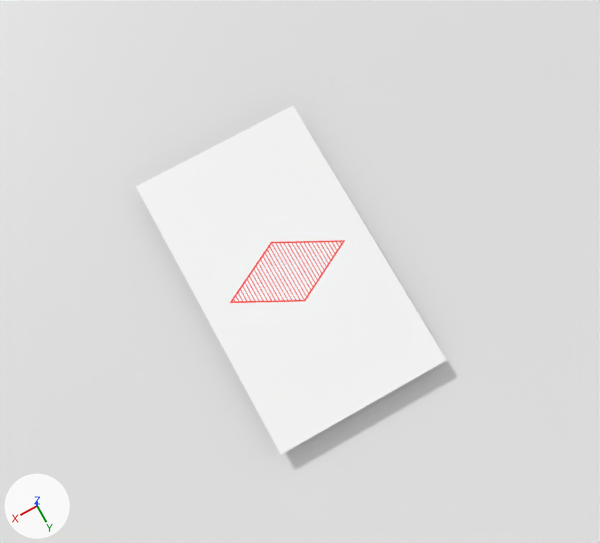
Before and after pictures for a commit that changed the Blender file set/synth.blend.
Both versions are drawn from a camera (50 mm lens) standing at (0.139, 0.291, 1.343) and looking at (-0.02, 0.006, 0.009). The axes (+X, +Y, +Z) are drawn at lower left. The lights are the same throughout.

In view in the first picture: 'Plane', 'card-1'.
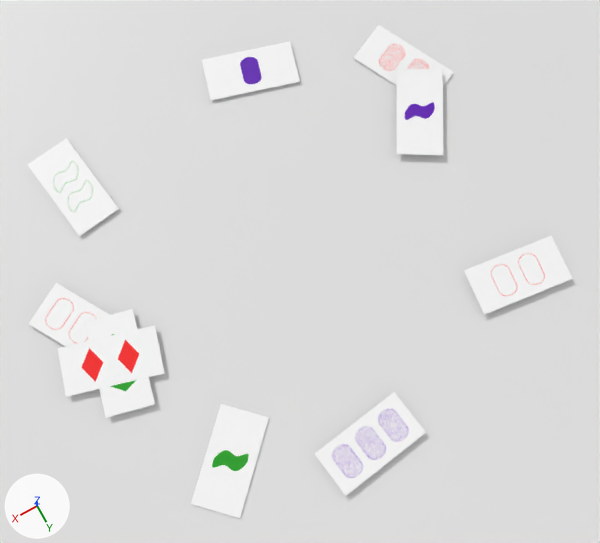
The newer file is also rescaled (x2.5) as a whole; pictures and numbers use the older file's frame.

What differs and where, as boxes [x1, y1, x2, y2] in the pictures (600 x 543 px):
'card-1', deleted: before [136, 105, 447, 455]
'card-70', added: after [191, 404, 269, 518]
'card-33', added: after [315, 392, 426, 496]
'card-11', added: after [57, 325, 165, 397]
'card-77', added: after [464, 236, 573, 315]
'card-53', added: after [28, 138, 119, 236]
'card-43', added: after [396, 68, 443, 155]
'card-40', added: after [202, 41, 300, 100]
'card-78', added: after [28, 283, 110, 346]
'card-5', added: after [353, 25, 454, 86]
'card-65', added: after [85, 309, 155, 418]

Edits to the bpy script that builds the scene:
```text
Remove ob_card_1:
    ob_card_1 = bpy.data.objects.new('card-1', me_card_1)
Add ob_card_5:
    ob_card_5 = bpy.data.objects.new('card-5', me_card_5)  # 4 vertices, 1 face; spans x -0.335..0.335, y -0.5..0.5, z 0.0; in mat_card_5 (picture img_card_5_jpg)
    ob_card_5.location = (-0.363, -0.233, 0.003)
    ob_card_5.rotation_euler = (0.0, 0.0, 0.443)  # degrees (0, 0, 25)
    ob_card_5.scale = (0.119, 0.16, 0.4)
Add ob_card_11:
    ob_card_11 = bpy.data.objects.new('card-11', me_card_11)  # 4 vertices, 1 face; spans x -0.336..0.336, y -0.5..0.5, z 0.0; in mat_card_11 (picture img_card_11_jpg)
    ob_card_11.location = (0.317, -0.013, 0.01)
    ob_card_11.rotation_euler = (0.0, 0.0, -1.845)  # degrees (0, 0, -106)
    ob_card_11.scale = (0.119, 0.16, 0.4)
Add ob_card_70:
    ob_card_70 = bpy.data.objects.new('card-70', me_card_70)  # 4 vertices, 1 face; spans x -0.339..0.339, y -0.5..0.5, z 0.0; in mat_card_70 (picture img_card_70_jpg)
    ob_card_70.location = (0.223, 0.217, 0.002)
    ob_card_70.rotation_euler = (0.0, 0.0, 2.356)  # degrees (0, 0, 135)
    ob_card_70.scale = (0.118, 0.16, 0.4)
Add ob_card_78:
    ob_card_78 = bpy.data.objects.new('card-78', me_card_78)  # 4 vertices, 1 face; spans x -0.339..0.339, y -0.5..0.5, z 0.0; in mat_card_78 (picture img_card_78_jpg)
    ob_card_78.location = (0.333, -0.084, 0.009)
    ob_card_78.rotation_euler = (0.0, 0.0, -2.613)  # degrees (0, 0, -150)
    ob_card_78.scale = (0.118, 0.16, 0.4)
Add ob_card_40:
    ob_card_40 = bpy.data.objects.new('card-40', me_card_40)  # 4 vertices, 1 face; spans x -0.339..0.339, y -0.5..0.5, z 0.0; in mat_card_40 (picture img_card_40_jpg)
    ob_card_40.location = (-0.122, -0.354, 0.005)
    ob_card_40.rotation_euler = (0.0, 0.0, 1.288)  # degrees (0, 0, 74)
    ob_card_40.scale = (0.118, 0.16, 0.4)
Add ob_card_77:
    ob_card_77 = bpy.data.objects.new('card-77', me_card_77)  # 4 vertices, 1 face; spans x -0.338..0.338, y -0.5..0.5, z 0.0; in mat_card_77 (picture img_card_77_jpg)
    ob_card_77.location = (-0.331, 0.186, 0.01)
    ob_card_77.rotation_euler = (0.0, 0.0, -1.696)  # degrees (0, 0, -97)
    ob_card_77.scale = (0.118, 0.16, 0.4)
Add ob_card_65:
    ob_card_65 = bpy.data.objects.new('card-65', me_card_65)  # 4 vertices, 1 face; spans x -0.342..0.342, y -0.5..0.5, z 0.0; in mat_card_65 (picture img_card_65_jpg)
    ob_card_65.location = (0.306, -0.004, 0.01)
    ob_card_65.rotation_euler = (0.0, 0.0, 2.904)  # degrees (0, 0, 166)
    ob_card_65.scale = (0.117, 0.16, 0.4)
Add ob_card_33:
    ob_card_33 = bpy.data.objects.new('card-33', me_card_33)  # 4 vertices, 1 face; spans x -0.337..0.337, y -0.5..0.5, z 0.0; in mat_card_33 (picture img_card_33_jpg)
    ob_card_33.location = (0.019, 0.302, 0.01)
    ob_card_33.rotation_euler = (0.0, 0.0, -1.432)  # degrees (0, 0, -82)
    ob_card_33.scale = (0.119, 0.16, 0.4)
Add ob_card_43:
    ob_card_43 = bpy.data.objects.new('card-43', me_card_43)  # 4 vertices, 1 face; spans x -0.339..0.339, y -0.5..0.5, z 0.0; in mat_card_43 (picture img_card_43_jpg)
    ob_card_43.location = (-0.339, -0.141, 0.012)
    ob_card_43.rotation_euler = (0.0, 0.0, 2.602)  # degrees (0, 0, 149)
    ob_card_43.scale = (0.118, 0.16, 0.4)
Add ob_card_53:
    ob_card_53 = bpy.data.objects.new('card-53', me_card_53)  # 4 vertices, 1 face; spans x -0.339..0.339, y -0.5..0.5, z 0.0; in mat_card_53 (picture img_card_53_jpg)
    ob_card_53.location = (0.243, -0.312, 0.006)
    ob_card_53.rotation_euler = (0.0, 0.0, 0.143)  # degrees (0, 0, 8.2)
    ob_card_53.scale = (0.118, 0.16, 0.4)
```
